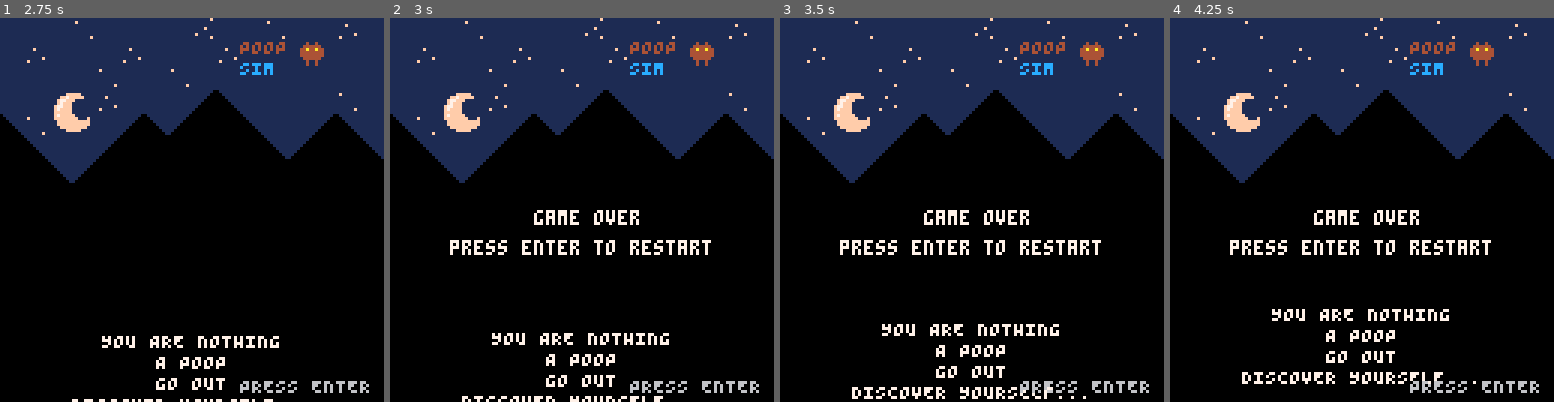
Above: before the commit, frames 1-4 (left to right).
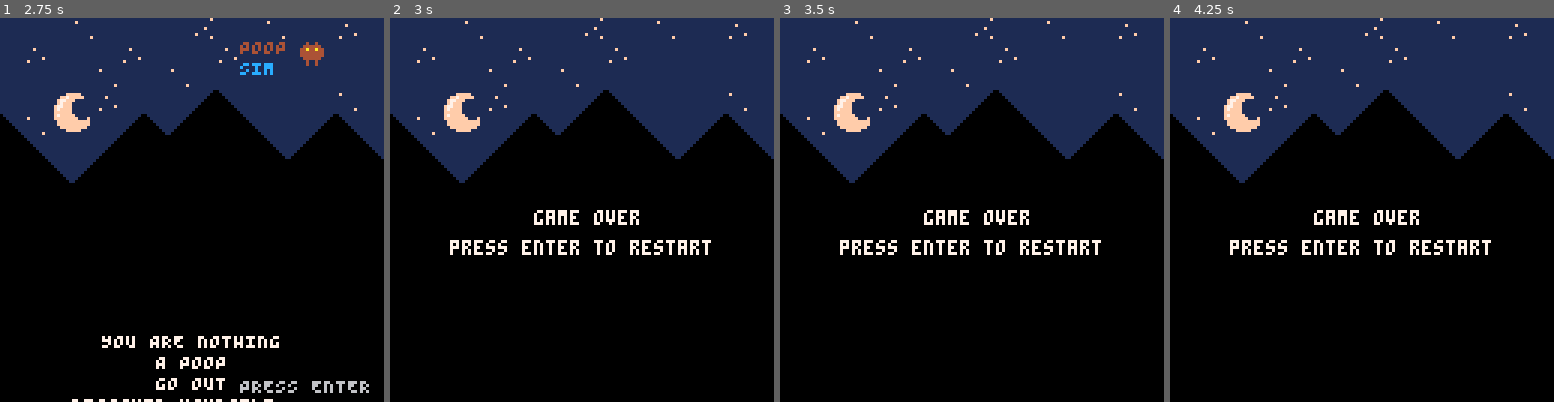
Above: after the commit, the same moments.

Repository: Mackain/ldjam45
Game: PICO-8 cartridge poopsim.p8
The game is run twice, just before and just after one commit, with the same random seed, the same clock (stepped at 60 frames per second) and the same inputs.
Inputs:
- Up to frame 1 (2.75 s): tap X (X key) at 0.33, 1.07, 1.85 s; hold Right 1.6-2.1 s; hold Up 2.15-2.42 s; hold Right from 2.47 s (still down)
- Up to frame 2 (3 s): keep holding Right; tap X (X key) at 2.97 s
- Up to frame 3 (3.5 s): release Right at 3.03 s; hold Left from 3.08 s (still down)
- Up to frame 4 (4.25 s): release Left at 3.58 s; hold Right from 4.02 s (still down); tap X (X key) at 4.08 s

Frame 1 is identical in both runs. In frame 2, 2.6% of the frame differs, in the area x 18-97%, y 6-100%; in frame 3, 2.9%; in frame 4, 2.9%, in the area x 18-97%, y 6-98%.

Commit message:
Fix the game over bug and more

Diff:
--- a/poopsim.p8
+++ b/poopsim.p8
@@ -73,29 +73,38 @@
 end
 
 function initialize_map()
-    max_y = map_settings.start_y + map_settings.height
-    max_x = map_settings.start_x + map_settings.width
-    drops = {}
-    called_map+=1
-    for y=map_settings.start_y,max_y,1
-    do
-        for x=map_settings.start_x, max_x ,1
+    check_last_level()
+    if is_last_level then
+        drops = {}
+        map_settings.start_x = 0
+        map_settings.start_y = 16
+        player.x = 60
+        player.y = 0
+    else
+        max_y = map_settings.start_y + map_settings.height
+        max_x = map_settings.start_x + map_settings.width
+        drops = {}
+        called_map+=1
+        for y=map_settings.start_y,max_y,1
         do
-            sprite = mget(x,y)
-            if sprite == drop_sprite or sprite == drop_sprite_2 then
-                add(drops, create_drop(x%16*8,y%16*8))
-
-                if(sprite == drop_sprite) then
+            for x=map_settings.start_x, max_x ,1
+            do
+                sprite = mget(x,y)
+                if sprite == drop_sprite or sprite == drop_sprite_2 then
+                    add(drops, create_drop(x%16*8,y%16*8))
+
+                    if(sprite == drop_sprite) then
+                        mset(x,y,blank_sprite)
+                    else
+                        mset(x,y,sky_sprite)
+                    end
+                end
+                if sprite == poop_sprite then
+                    player.x = x%16*8
+                    player.y = y%16*8
+                    player.gravity = 0
                     mset(x,y,blank_sprite)
-                else
-                    mset(x,y,sky_sprite)
                 end
-            end
-            if sprite == poop_sprite then
-                player.x = x%16*8
-                player.y = y%16*8
-                player.gravity = 0
-                mset(x,y,blank_sprite)
             end
         end
     end
@@ -126,7 +135,7 @@
         poke(0x5f30,1)
         start_game()
     end
-	if(btn(0)) then
+	if(btn(0) and not game_over) then
         move_left(player)
         player.is_flipped = true
         if (player.on_ground == true) then
@@ -135,7 +144,7 @@
             player.is_running = false
         end
     end
-	if(btn(1)) then
+	if(btn(1) and not game_over) then
         move_right(player)
         if (player.on_ground == true) then
             player.is_running = true
@@ -143,7 +152,7 @@
             player.is_running = false
         end
     end
-    if((btnp(2) or btnp(❎)) and player.on_ground == true) then
+    if((btnp(2) or btnp(❎)) and player.on_ground == true and not game_over) then
         player.y -=1
         player.force = 8
         player.is_jumping=true
@@ -391,6 +400,9 @@
 	cls()
 	map(map_settings.start_x,map_settings.start_y)
 
+    if game_over then print("game over",48,64,7) print("press enter to restart", 20,74,7)
+    else
+
     if is_intro then
         draw_intro_text()
         draw_press_start()
@@ -407,8 +419,6 @@
         draw_rect()
     end
 
-    if game_over then print("game over",48,64,7) print("press enter to restart", 20,74,7)
-    else
         detect_player_damage()
         detect_player_health()
         for drop in all(drops) do
